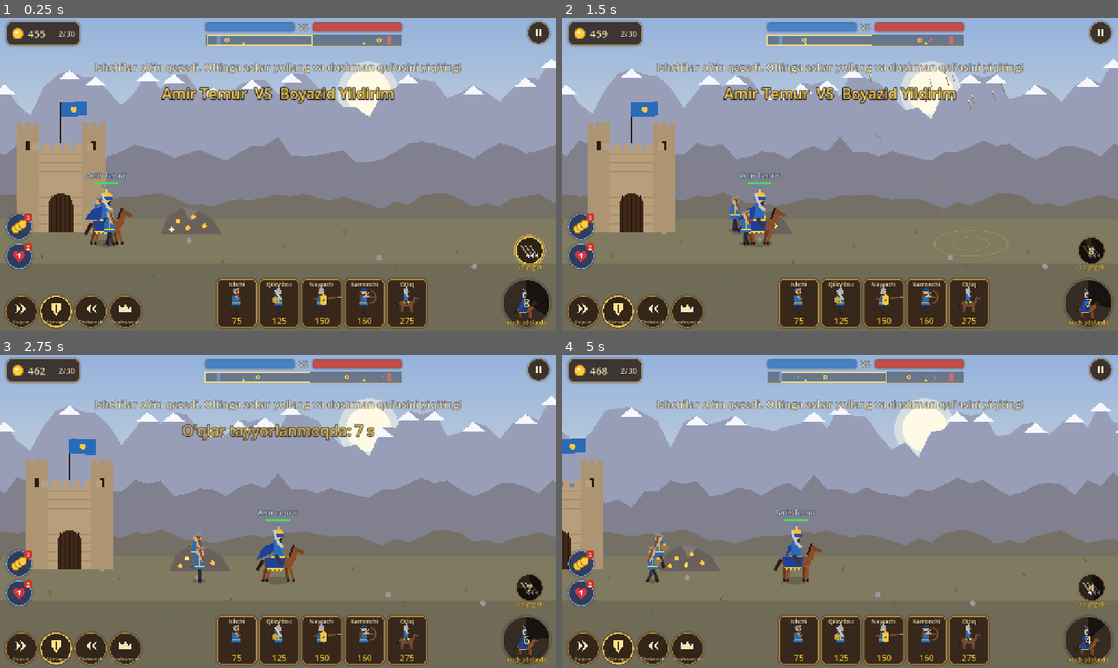
Above: before the commit, frames 1-4 (two rows, left to right).
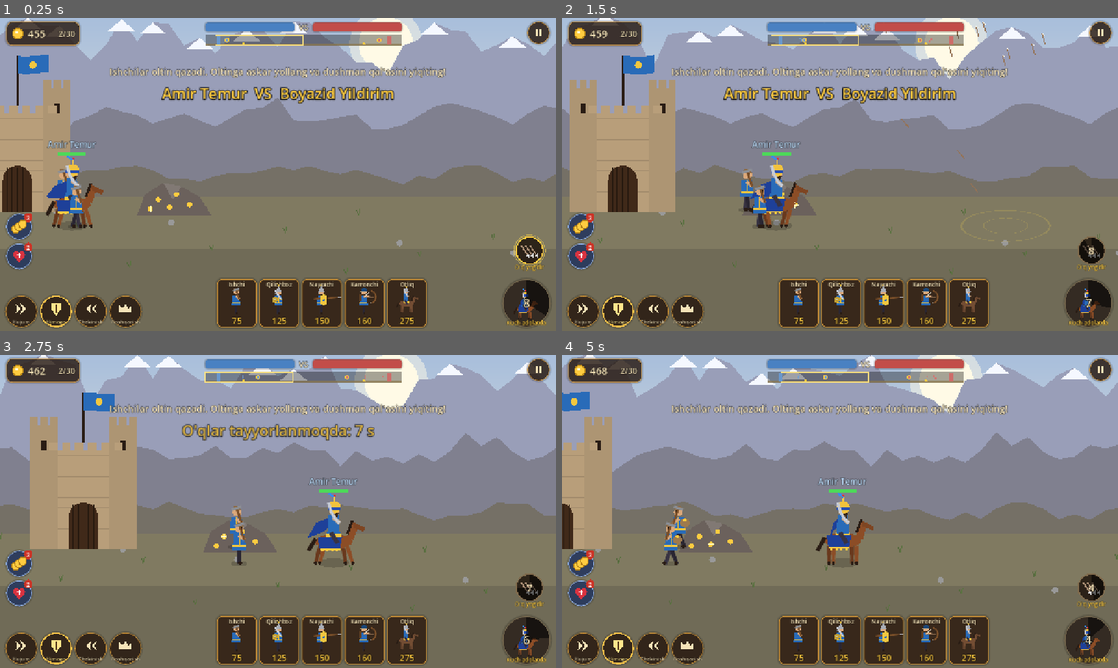
Above: after the commit, the same moments.

Repository: bekzodbeknematov8-cpu/lost-centuries-game
Game: Godot game, scene res://scenes/battle.tscn
Same seed, same stepped clock (60 frames per second), same inputs: the game is played once before the commit and once after it. This scene is started directly instead of the project's main scene.
Inputs (mouse positions are in pixels of both pictures, inside the frame that each line leads up to):
- Up to frame 1 (0.25 s): no input
- Up to frame 2 (1.5 s): tap Enter at 0.5 s; move the mouse to (962, 158) at 0.52 s; hold D 0.53-1.25 s; click (962, 158) at 0.67 s; tap Space at 0.77 s; drag from (728, 190) to (812, 237) at 1.27 s
- Up to frame 3 (2.75 s): move the mouse to (333, 442) at 2.02 s; hold D from 2.03 s (still down); click (333, 442) at 2.17 s
- Up to frame 4 (5 s): release D at 2.75 s; drag from (812, 574) to (673, 464) at 2.77 s; move the mouse to (1006, 558) at 3.52 s; hold A 3.53-4.25 s; click (1006, 558) at 3.67 s; tap Space at 3.77 s; drag from (673, 464) to (756, 433) at 4.27 s

The runs differ from the first frame. In frame 1, 39% of the frame differs, in the area x 0-100%, y 0-83%; in frame 2, 37%; in frame 3, 39%, in the area x 0-100%, y 0-85%; in frame 4, 38%.

Commit message:
Jonlantirish (3): yaqin kamera, zarar raqamlari, uchuvchi tangalar, g'alaba effektlari
Qal'a qulashida sekin harakat va portlashlar, konfetti; kampaniyalarga
enemy_scale bilan taranglik (bot 87-94%, devor yo'q).

Co-Authored-By: Claude Opus 5.5 <noreply@anthropic.com>
Claude-Session: https://claude.ai/code/session_01AUvG8mVZ2xcqJ9Wfw9UwnE

Diff:
--- a/data/campaigns.json
+++ b/data/campaigns.json
@@ -185,7 +185,8 @@
 					"par": 340,
 					"enemy_castle": 2200
 				}
-			]
+			],
+			"enemy_scale": 1.03
 		},
 		"jaloliddin": {
 			"name": {
@@ -326,7 +327,8 @@
 					"par": 360,
 					"enemy_castle": 2400
 				}
-			]
+			],
+			"enemy_scale": 1.05
 		},
 		"temur": {
 			"name": {
@@ -467,7 +469,8 @@
 					"par": 380,
 					"enemy_castle": 2500
 				}
-			]
+			],
+			"enemy_scale": 1.02
 		},
 		"boyazid": {
 			"name": {
@@ -608,7 +611,8 @@
 					"par": 400,
 					"enemy_castle": 2600
 				}
-			]
+			],
+			"enemy_scale": 1.1
 		},
 		"bobur": {
 			"name": {
@@ -750,7 +754,8 @@
 						"elephant"
 					]
 				}
-			]
+			],
+			"enemy_scale": 1.08
 		},
 		"alp": {
 			"name": {
@@ -883,7 +888,8 @@
 					"enemy_income": 1.2,
 					"par": 330
 				}
-			]
+			],
+			"enemy_scale": 1.06
 		}
 	}
 }
--- a/data/tempo.json
+++ b/data/tempo.json
@@ -22,5 +22,10 @@
 		"duration": 6.0,
 		"dmg": 1.15,
 		"speed": 1.15
+	},
+	"camera_zoom": 1.2,
+	"slowmo": {
+		"scale": 0.3,
+		"seconds": 1.3
 	}
 }
--- a/scripts/sim/campaign.gd
+++ b/scripts/sim/campaign.gd
@@ -171,7 +171,7 @@
 		"seed": seed_value,
 		"start_gold": [int(lv.get("player_gold", DEFAULT_PLAYER_GOLD)), int(lv.get("enemy_gold", 300))],
 		"castle_hp": [int(lv.get("player_castle", 2000)), int(float(lv.get("enemy_castle", 2000)) * float(dif.castle))],
-		"income_mult": [1.0, float(lv.get("enemy_income", 1.0)) * float(dif.income)],
+		"income_mult": [1.0, float(lv.get("enemy_income", 1.0)) * float(dif.income) * float(data.campaigns[cid].get("enemy_scale", 1.0))],
 		"start_units": [["worker", "worker"], ["worker", "worker"]],
 		"allowed": [lv.get("allowed", all_units), lv.get("enemy_allowed", enemy_units)],
 		"heroes": [str(data.campaigns[cid].hero), eh if eh != "" else "sardor"],
--- a/scripts/ui/hud.gd
+++ b/scripts/ui/hud.gd
@@ -20,6 +20,7 @@
 var _banner: Label
 var _banner_time := 0.0
 var _root: Control
+var _fx: FxLayer
 var _objective: Label
 var _end_result: Dictionary = {}
 var _next_btn: Button
@@ -376,6 +377,44 @@
 		draw_string(font, Vector2(-10, size.y - 2), fit[0], HORIZONTAL_ALIGNMENT_CENTER, size.x + 20.0, fit[1], Painter.GOLD)
 
 
+class FxLayer:
+	## Ekran ustidagi effektlar: hisobga uchuvchi tangalar va g'alaba konfettisi.
+	extends Control
+	var coins: Array = []      ## [{from, to, t}]
+	var confetti: Array = []   ## [{pos, vel, col, rot, t}]
+
+	func _process(d: float) -> void:
+		var keep: Array = []
+		for c in coins:
+			c.t += d / 0.6
+			if c.t < 1.0:
+				keep.append(c)
+		coins = keep
+		var keep2: Array = []
+		for p in confetti:
+			p.t += d
+			p.vel.y += 260.0 * d
+			p.pos += p.vel * d
+			p.rot += d * 6.0
+			if p.t < 3.2 and p.pos.y < size.y + 20.0:
+				keep2.append(p)
+		confetti = keep2
+		if not coins.is_empty() or not confetti.is_empty():
+			queue_redraw()
+
+	func _draw() -> void:
+		for c in coins:
+			var k: float = c.t
+			var e := k * k * (3.0 - 2.0 * k)
+			var p: Vector2 = (c.from as Vector2).lerp(c.to, e) + Vector2(0, -sin(k * PI) * 90.0)
+			draw_circle(p, 9.0, Color(0.75, 0.55, 0.1))
+			draw_circle(p, 7.0, Painter.GOLD)
+		for p in confetti:
+			draw_set_transform(p.pos, p.rot, Vector2.ONE)
+			draw_rect(Rect2(-5, -3, 10, 6), p.col)
+		draw_set_transform(Vector2.ZERO, 0.0, Vector2.ONE)
+
+
 class TutorialOverlay:
 	## Qadamma-qadam ko'rsatma: matn paneli, yoritilgan tugma va o'q.
 	extends Control
@@ -496,7 +535,7 @@
 				draw_circle(Vector2(u.x * k, size.y * 0.5), 3.0, c)
 			else:
 				draw_rect(Rect2(u.x * k - 1.5, y, 3, 4 if u.is_worker() else 6), c)
-		var vw: float = battle.view_width()
+		var vw: float = battle.view_width() / battle.cam.zoom.x
 		var cx: float = battle.cam.position.x
 		draw_rect(Rect2((cx - vw * 0.5) * k, 1, vw * k, size.y - 2), Color(1, 0.9, 0.5, 0.9), false, 2.0)
 
@@ -509,13 +548,17 @@
 	_root.mouse_filter = Control.MOUSE_FILTER_IGNORE
 	_root.theme = UITheme.make()
 	add_child(_root)
+	_fx = FxLayer.new()
+	_fx.set_anchors_preset(Control.PRESET_FULL_RECT)
+	_fx.mouse_filter = Control.MOUSE_FILTER_IGNORE
+	_fx.z_index = 10
 	process_mode = Node.PROCESS_MODE_ALWAYS
 	_build_top()
 	_build_bottom()
 	_build_tactics()
 	_build_end_panel()
 	_build_pause_panel()
-	_hint = _center_label(24, 96)
+	_hint = _center_label(22, 108)
 	_hint.text = tr("HINT_START")
 	_objective = _center_label(20, 70)
 	_objective.visible = false
@@ -523,6 +566,7 @@
 	_banner.add_theme_color_override("font_color", Painter.GOLD)
 	_banner.add_theme_constant_override("outline_size", 8)
 	_banner.visible = false
+	_root.add_child(_fx)   # eng ustida: uchuvchi tangalar va konfetti
 
 
 func _center_label(font_size: int, y: float) -> Label:
@@ -866,6 +910,22 @@
 		_banner_time -= delta
 		_banner.modulate.a = clampf(_banner_time * 2.0, 0.0, 1.0)
 		_banner.visible = _banner_time > 0.0
+
+
+func coin_fly(screen_from: Vector2) -> void:
+	## Qazilgan oltin: tanga ekrandagi oltin hisobiga uchib boradi.
+	if _fx.coins.size() > 12:
+		return
+	_fx.coins.append({"from": screen_from, "to": _gold_label.get_global_rect().get_center(), "t": 0.0})
+
+
+func confetti() -> void:
+	## G'alaba: rang-barang qog'oz parchalari yuqoridan sochiladi.
+	var cols := [Painter.GOLD, Color(0.9, 0.25, 0.2), Color(0.2, 0.6, 0.95), Color(0.3, 0.8, 0.4), Color(0.95, 0.95, 0.9)]
+	var w := _fx.size.x
+	for i in 90:
+		_fx.confetti.append({"pos": Vector2(randf() * w, randf_range(-120.0, -10.0)), "vel": Vector2(randf_range(-80, 80), randf_range(40, 160)),
+			"col": cols[i % cols.size()], "rot": randf() * TAU, "t": 0.0})
 
 
 func show_banner(text: String, life: float) -> void:
--- a/scripts/view/battle.gd
+++ b/scripts/view/battle.gd
@@ -91,6 +91,10 @@
 	add_child(cam)
 	cam.make_current()
 	cam.position = Vector2(sim.teams[0].castle_x + 500.0, VIEW_H * 0.5)
+	# Yaqinroq kamera: askarlar kattaroq ko'rinadi (data/tempo.json -> camera_zoom)
+	var cz := float(BattleSim.tempo().get("camera_zoom", 1.0))
+	cam.zoom = Vector2.ONE * cz
+	cam.position.y = VIEW_H * 0.5 + 60.0 * (cz - 1.0) / 0.2
 	_cam_target_x = cam.position.x
 	hud = preload("res://scripts/ui/hud.gd").new()
 	hud.battle = self
@@ -197,9 +201,17 @@
 		if GameState.mode == "tournament" and level.is_empty() and not sim.endless:
 			result.tournament = GameState.tournament_result(won)
 			result.coins = int(result.tournament.coins)
-		hud.show_end(won, result)
-		if OS.get_cmdline_user_args().has("--press_ad"):
-			get_tree().create_timer(1.0).timeout.connect(func() -> void: hud._on_ad())
+		# Sekin harakat: qal'a qulashini ko'rsatib, keyin natija oynasi
+		var sm: Dictionary = BattleSim.tempo().get("slowmo", {})
+		var base_scale := Engine.time_scale
+		Engine.time_scale = base_scale * float(sm.get("scale", 1.0))
+		get_tree().create_timer(float(sm.get("seconds", 0.0)), true, false, true).timeout.connect(func() -> void:
+			Engine.time_scale = base_scale
+			hud.show_end(won, result)
+			if won:
+				hud.confetti()
+			if OS.get_cmdline_user_args().has("--press_ad"):
+				get_tree().create_timer(1.0).timeout.connect(func() -> void: hud._on_ad()))
 	queue_redraw()
 
 
@@ -221,7 +233,7 @@
 				front[u.team] = maxf(front[0], u.x) if u.team == 0 else minf(front[1], u.x)
 		if front[0] > -INF and front[1] < INF:
 			_cam_target_x = (front[0] + front[1]) * 0.5
-	var half := view_width() * 0.5
+	var half := view_width() * 0.5 / cam.zoom.x
 	_cam_target_x = clampf(_cam_target_x, half, BattleSim.WORLD_LEN - half)
 	cam.position.x = lerpf(cam.position.x, _cam_target_x, minf(1.0, delta * 8.0))
 	cam.position.x = clampf(cam.position.x, half, BattleSim.WORLD_LEN - half)
@@ -302,6 +314,16 @@
 				_add_sparks(Vector2(x, y), 6 if snd == "sword_clash" else 4)
 			else:
 				_add_dust(Vector2(x, y + 20.0), 2)
+			# Zarar raqamlari (ekranda ko'rinadiganlari, juda ko'p bo'lib ketmasin)
+			var dmg := float(e.get("dmg", 0.0))
+			if dmg >= 6.0 and absf(x - cam.position.x) < view_width() * 0.5 and _text_count() < 22:
+				var big := dmg >= 40.0
+				var col := Color(1, 1, 1) if e.team == 1 else Color(1, 0.55, 0.5)
+				if big:
+					col = Color(1, 0.85, 0.3)
+					_shake = minf(1.0, _shake + 0.12)
+					_add_sparks(Vector2(x, y), 8)
+				_effects.append({"kind": "text", "pos": Vector2(x + randf_range(-12, 12), y - 20.0), "t": 0.0, "life": 0.7, "text": "%d" % int(round(dmg)), "color": col, "size": 26 if big else 18})
 		"death":
 			Sfx.play("death", _vol_at(x) * 0.7)
 			if e.unit == "cavalry":
@@ -324,14 +346,20 @@
 			_add_debris(Vector2(x, GROUND_Y - randf_range(40.0, 160.0)))
 		"castle_destroyed":
 			Sfx.play("castle_fall", 1.0, 0.0)
-			_shake = 1.5
-			for i in 12:
-				_add_debris(Vector2(x + randf_range(-80, 80), GROUND_Y - randf_range(20.0, 200.0)))
+			Sfx.play("cannon", 0.8, 0.1)
+			_shake = 1.8
+			for i in 24:
+				_add_debris(Vector2(x + randf_range(-90, 90), GROUND_Y - randf_range(20.0, 220.0)))
+			for i in 4:
+				_effects.append({"kind": "blast", "pos": Vector2(x + randf_range(-70, 70), GROUND_Y - randf_range(0.0, 120.0)), "t": -0.15 * i, "life": 0.6})
+			_add_dust(Vector2(x, GROUND_Y), 20)
 			focus_x(x)
 		"gold":
 			if e.team == 0:
 				Sfx.play("coin", _vol_at(x) * 0.35)
 				_effects.append({"kind": "text", "pos": Vector2(x, GROUND_Y - 30.0), "t": 0.0, "life": 1.0, "text": "+%d" % e.amount, "color": Painter.GOLD})
+				# Tanga hisobga uchib boradi
+				hud.coin_fly(get_canvas_transform() * Vector2(x, GROUND_Y - 30.0))
 		"pick":
 			if absf(x - cam.position.x) < view_width() * 0.6:
 				Sfx.play("pick", _vol_at(x) * 0.22)
@@ -437,6 +465,14 @@
 				Sfx.play("horn_attack" if e.team == 0 else "horn_enemy", 0.6, 0.02)
 
 
+func _text_count() -> int:
+	var n := 0
+	for fx in _effects:
+		if fx.kind == "text":
+			n += 1
+	return n
+
+
 func _add_sparks(p: Vector2, n: int) -> void:
 	for i in n:
 		_effects.append({"kind": "spark", "pos": p, "vel": Vector2.from_angle(randf() * TAU) * randf_range(80, 220), "t": 0.0, "life": randf_range(0.15, 0.3)})
@@ -694,6 +730,9 @@
 				draw_line(fx.pos - d * 22.0, fx.pos - d * 16.0 + d.orthogonal() * 4.0, Color(0.95, 0.95, 0.9), 1.5)
 			"blast":
 				# Portlash chaqnashi (qonsiz): sariq-to'q sariq yorug'lik va tutun
+				k = maxf(k, 0.0)
+				if fx.t < 0.0:
+					continue
 				var bp: Vector2 = fx.pos
 				draw_circle(bp + Vector2(0, -30), 20.0 + k * 70.0, Color(1.0, 0.85, 0.4, 0.75 * (1.0 - k)))
 				draw_circle(bp + Vector2(0, -30), 10.0 + k * 40.0, Color(1.0, 0.98, 0.85, 0.9 * (1.0 - k)))
@@ -737,5 +776,6 @@
 			"text":
 				var c: Color = fx.color
 				c.a = 1.0 - k
-				draw_string_outline(font, fx.pos, fx.text, HORIZONTAL_ALIGNMENT_CENTER, -1, 22, 4, Color(0, 0, 0, 0.6 * (1.0 - k)))
-				draw_string(font, fx.pos, fx.text, HORIZONTAL_ALIGNMENT_CENTER, -1, 22, c)
+				var tsz := int(fx.get("size", 22))
+				draw_string_outline(font, fx.pos, fx.text, HORIZONTAL_ALIGNMENT_CENTER, -1, tsz, 4, Color(0, 0, 0, 0.6 * (1.0 - k)))
+				draw_string(font, fx.pos, fx.text, HORIZONTAL_ALIGNMENT_CENTER, -1, tsz, c)
Not shown, changed: DECISIONS.md
Not shown, changed: PROGRESS.md
Not shown, changed: docs/campaign-balance.md
